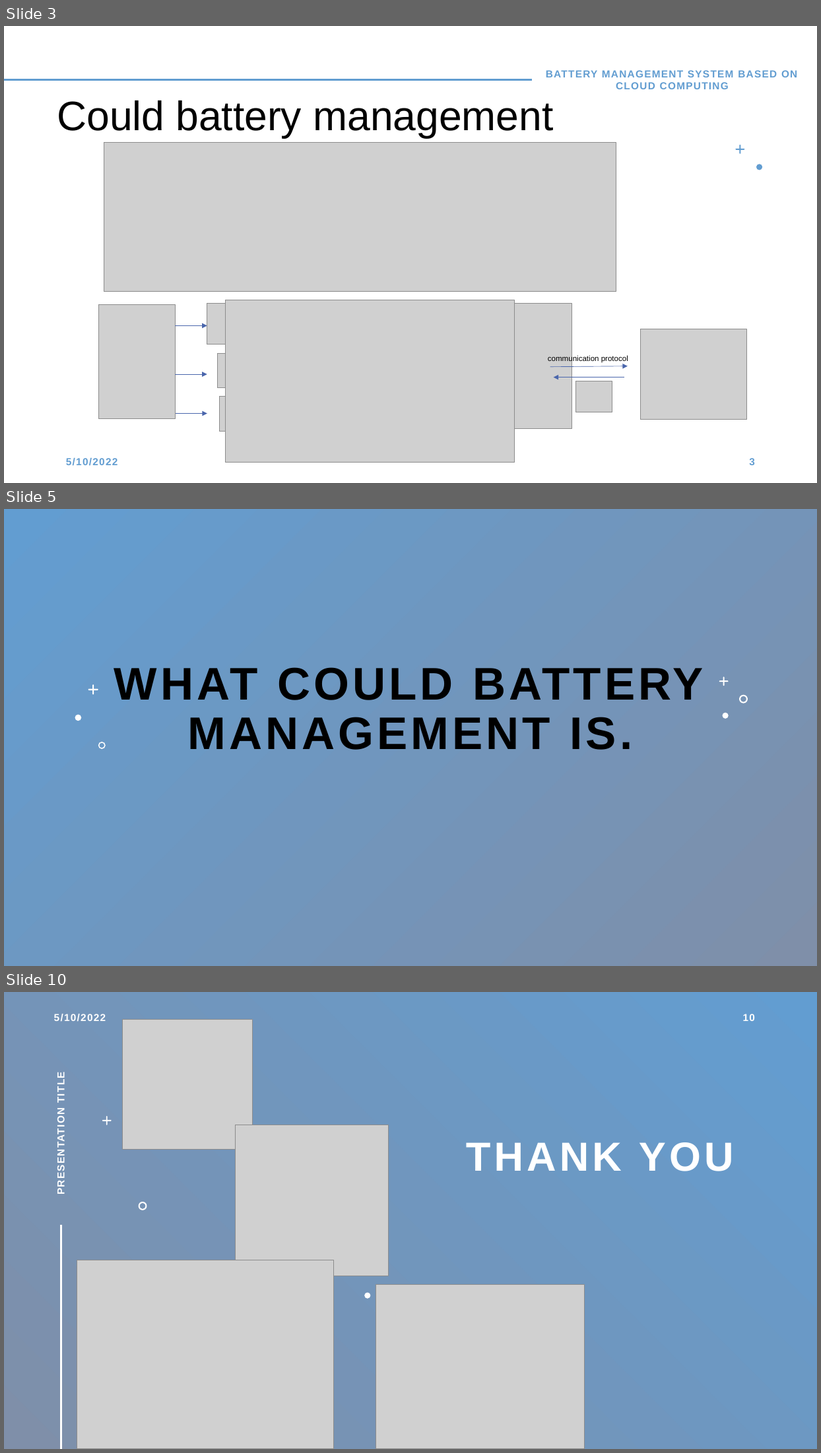
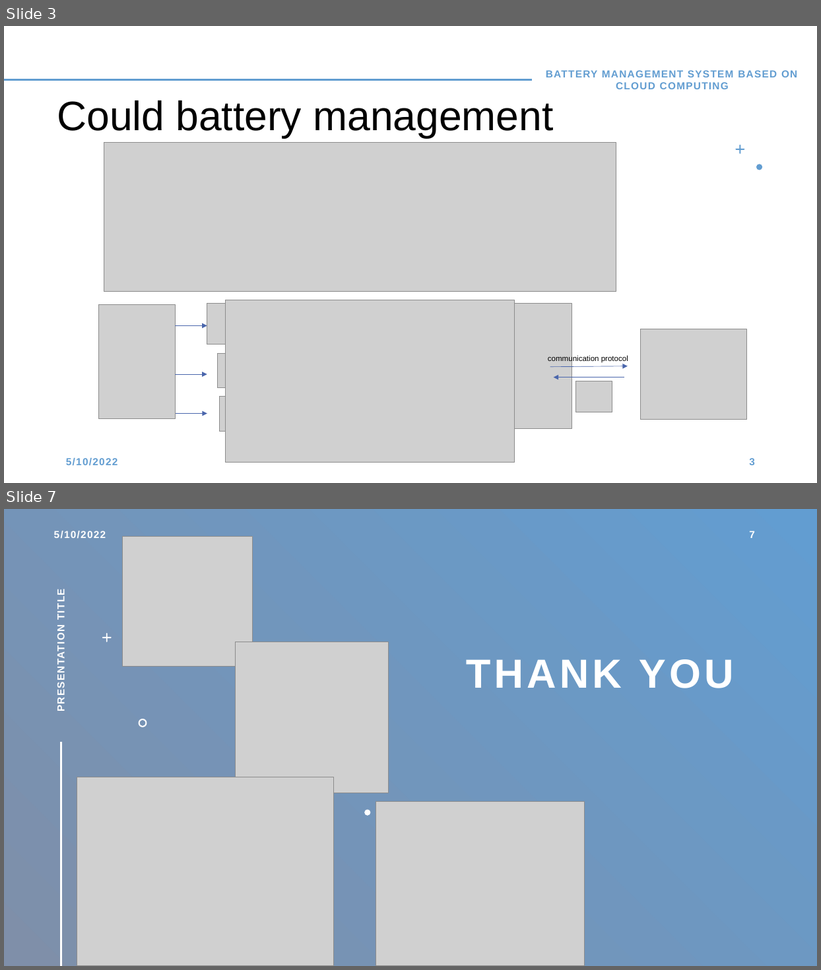
Before and after one commit to MohamedElsyed2/BMS-for-Electric-Vehicles-, a slide deck: Presentation 02.11.2022/Presentation 21.11.2022.pptx. Shown one above the other, each under a label of ours: slides 3, 5 and 10 before the commit, slides 3 and 7 after it; the slides between them are not shown. The pictures are 821x1453 and 821x970 pixels, drawn with LibreOffice and Linux fonts; fonts in the diff are those of the drawing; grey boxes stand for pictures. Boxes give left, top, right and bottom in pixels: in the first picture for what was removed or moved away, otherwise in the second. Text is boxed around its words. In the diff, an @@ line names an element or a change of style, - is before the commit and + after.

```diff
--- a/Presentation 02.11.2022/Presentation 21.11.2022.pptx
+++ b/Presentation 02.11.2022/Presentation 21.11.2022.pptx
@@ slide 5 removed at (4,509,817,966), background gradient #629DD1 to #7F8FA9 @@
@@ freeform shape removed at (88,685,98,695) @@
@@ title removed at (114,667,704,750) @@
-WHAT COULD BATTERY MANAGEMENT IS.
@@ freeform shape removed at (719,677,729,686) @@
@@ freeform shape removed at (740,695,748,704) @@
@@ freeform shape removed at (75,714,81,721) @@
@@ freeform shape removed at (723,713,729,719) @@
@@ freeform shape removed at (98,742,106,749) @@
@@ what was slide 10 is now slide 7 @@
@@ page number at (749,531,755,538): text changed @@
-10
+7
```
Also in this commit, not shown: 1 slide changed, 2 slides added, 4 other slides removed, 13 other files.
